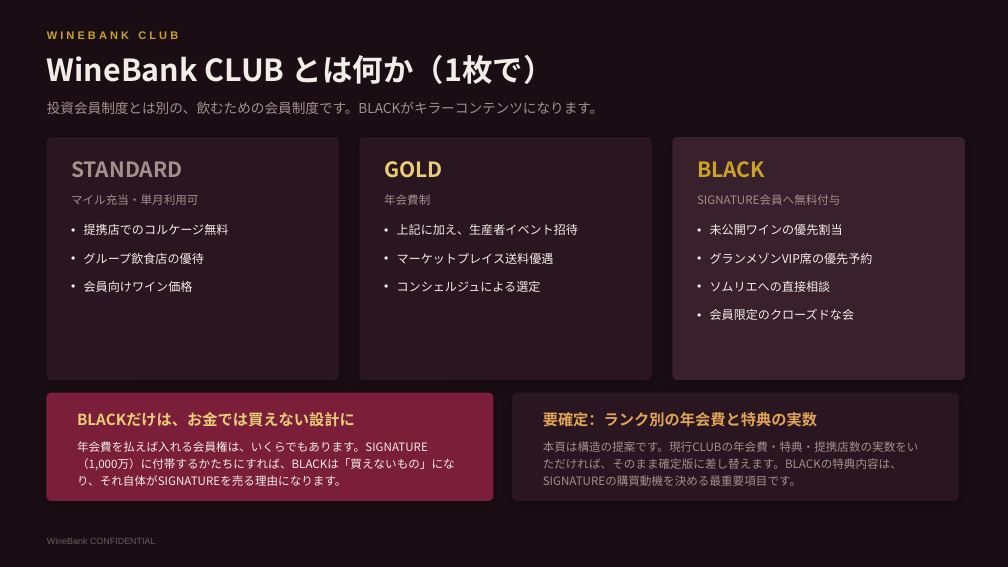
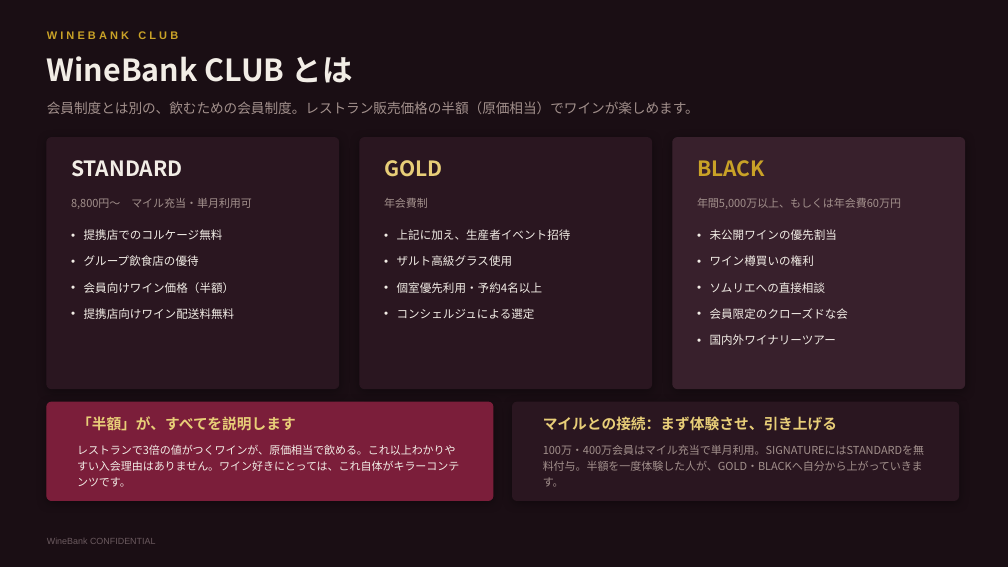
Before and after one commit to nakano-winebank/wine-auction, a slide deck: slide 17 of 提案資料/WineBank_ワインマイル経済圏構想.pptx (slide 16 before the commit). Drawn at 1008x567 pixels with LibreOffice and Linux fonts; fonts in the diff are those of the drawing. Boxes give left, top, right and bottom in pixels: in the first picture for what was removed or moved away, otherwise in the second. Text is boxed around its words. In the diff, an @@ line names an element or a change of style, - is before the commit and + after.

```diff
--- a/提案資料/WineBank_ワインマイル経済圏構想.pptx
+++ b/提案資料/WineBank_ワインマイル経済圏構想.pptx
@@ text at (x1=47, y1=56, x2=353, y2=83): text changed @@
-WineBank CLUB とは何か（1枚で）
+WineBank CLUB とは
@@ text at (x1=47, y1=101, x2=699, y2=114): text changed @@
-投資会員制度とは別の、飲むための会員制度です。BLACKがキラーコンテンツになります。
+会員制度とは別の、飲むための会員制度。レストラン販売価格の半額（原価相当）でワインが楽しめます。
@@ rounded rectangle resized from (x1=47, y1=138, x2=339, y2=380) to (x1=47, y1=138, x2=339, y2=389) @@
@@ rounded rectangle resized from (x1=360, y1=138, x2=652, y2=380) to (x1=360, y1=138, x2=652, y2=389) @@
@@ proportions changed in 5 elements at (x1=47, y1=402, x2=493, y2=501), (x1=513, y1=402, x2=959, y2=501), (x1=47, y1=138, x2=339, y2=389), (x1=360, y1=138, x2=652, y2=389), (x1=673, y1=138, x2=965, y2=389) @@
@@ rounded rectangle resized from (x1=673, y1=138, x2=965, y2=380) to (x1=673, y1=138, x2=965, y2=389) @@
@@ text "STANDARD" at (x1=71, y1=160, x2=183, y2=177): text colour #A2908C to #F2EDE6 @@
@@ text at (x1=71, y1=198, x2=252, y2=209): text changed; size 11 to 10.5 pt @@
-マイル充当・単月利用可
+8,800円〜 マイル充当・単月利用可
@@ text "年会費制" at (x1=384, y1=198, x2=428, y2=208): size 11 to 10.5 pt; line spacing 1 to 14pt @@
@@ text at (x1=697, y1=198, x2=901, y2=209): text changed; size 11 to 10.5 pt @@
-SIGNATURE会員へ無料付与
+年間5,000万以上、もしくは年会費60万円
@@ text at (x1=84, y1=229, x2=223, y2=266): size 11.5 to 11 pt in "提携店でのコルケージ無料", "グループ飲食店の優待"; line spacing 17pt to 16pt; less space between paragraphs @@
@@ text at (x1=397, y1=229, x2=571, y2=319): size 11.5 to 11 pt in "上記に加え、生産者イベント招待", "コンシェルジュによる選定"; line spacing 17pt to 16pt; less space between paragraphs @@
@@ text at (x1=710, y1=229, x2=848, y2=319): size 11.5 to 11 pt in "未公開ワインの優先割当", "ソムリエへの直接相談", "会員限定のクローズドな会"; line spacing 17pt to 16pt; less space between paragraphs @@
@@ text at (x1=397, y1=255, x2=542, y2=293): text changed; size 11.5 to 11 pt @@
-• マーケットプレイス送料優遇
+• ザルト高級グラス使用
+• 個室優先利用・予約4名以上
@@ text at (x1=710, y1=255, x2=814, y2=266): text changed; size 11.5 to 11 pt @@
-• グランメゾンVIP席の優先予約
+• ワイン樽買いの権利
@@ text at (x1=84, y1=282, x2=235, y2=319): text changed; size 11.5 to 11 pt @@
-• 会員向けワイン価格
+• 会員向けワイン価格（半額）
+• 提携店向けワイン配送料無料
@@ text at (x1=710, y1=334, x2=836, y2=345): paragraph added @@
+• 国内外ワイナリーツアー
@@ rounded rectangle resized from (x1=47, y1=393, x2=493, y2=501) to (x1=47, y1=402, x2=493, y2=501) @@
@@ text at (x1=77, y1=416, x2=296, y2=431): text changed; size 14.5 to 14 pt @@
-BLACKだけは、お金では買えない設計に
+「半額」が、すべてを説明します
@@ rounded rectangle resized from (x1=513, y1=393, x2=959, y2=501) to (x1=513, y1=402, x2=959, y2=501) @@
@@ text at (x1=543, y1=416, x2=837, y2=431): text changed; size 14.5 to 14 pt; text colour #E0A458 to #E8CE78 @@
-要確定：ランク別の年会費と特典の実数
+マイルとの接続：まず体験させ、引き上げる
@@ text at (x1=77, y1=444, x2=459, y2=487): text changed; size 11 to 10.5 pt @@
-年会費を払えば入れる会員権は、いくらでもあります。SIGNATURE（1,000万）に付帯するかたちにすれば、BLACKは「買えないもの」になり、それ自体がSIGNATUREを売る理由になります。
+レストランで3倍の値がつくワインが、原価相当で飲める。これ以上わかりやすい入会理由はありません。ワイン好きにとっては、これ自体がキラーコンテンツです。
@@ text at (x1=543, y1=445, x2=924, y2=487): text changed; size 11 to 10.5 pt @@
-本頁は構造の提案です。現行CLUBの年会費・特典・提携店数の実数をいただければ、そのまま確定版に差し替えます。BLACKの特典内容は、SIGNATUREの購買動機を決める最重要項目です。
+100万・400万会員はマイル充当で単月利用。SIGNATUREにはSTANDARDを無料付与。半額を一度体験した人が、GOLD・BLACKへ自分から上がっていきます。
```
Also in this commit, not shown: 4 other slides changed, 1 slide added, 1 other file.
